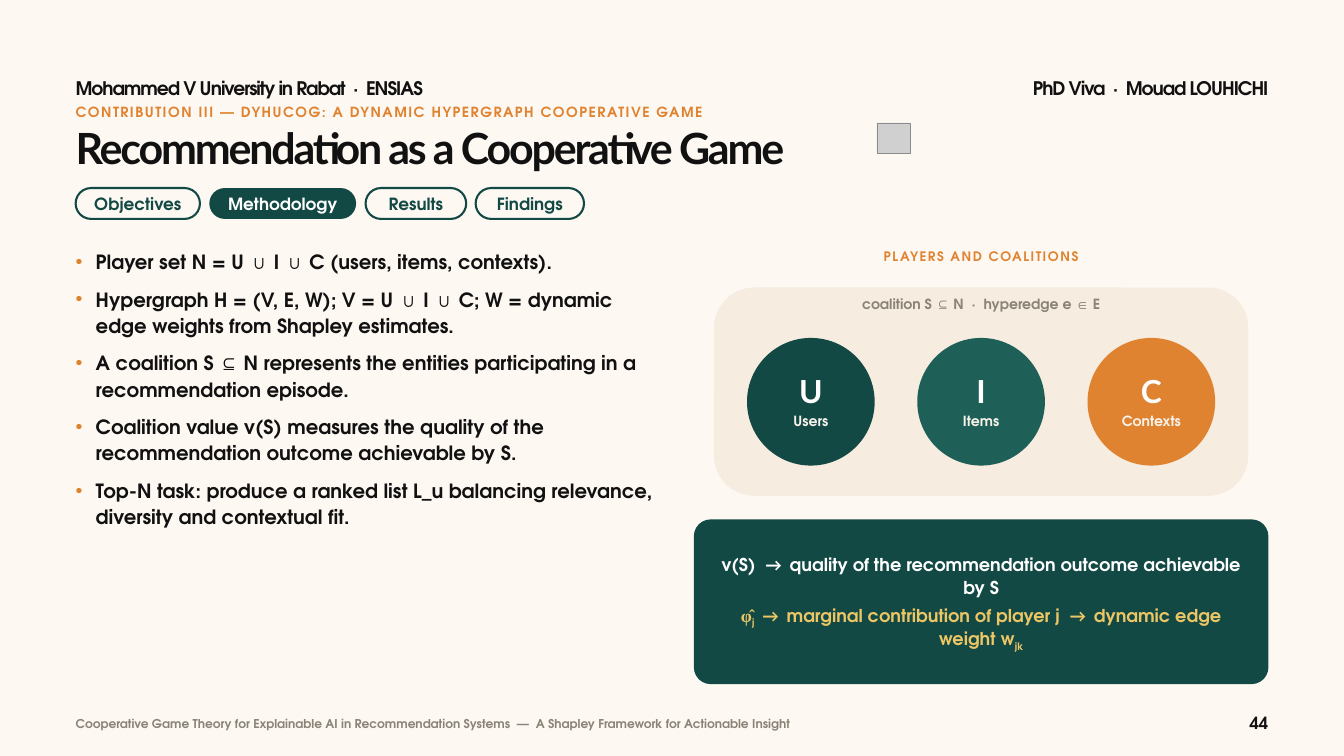
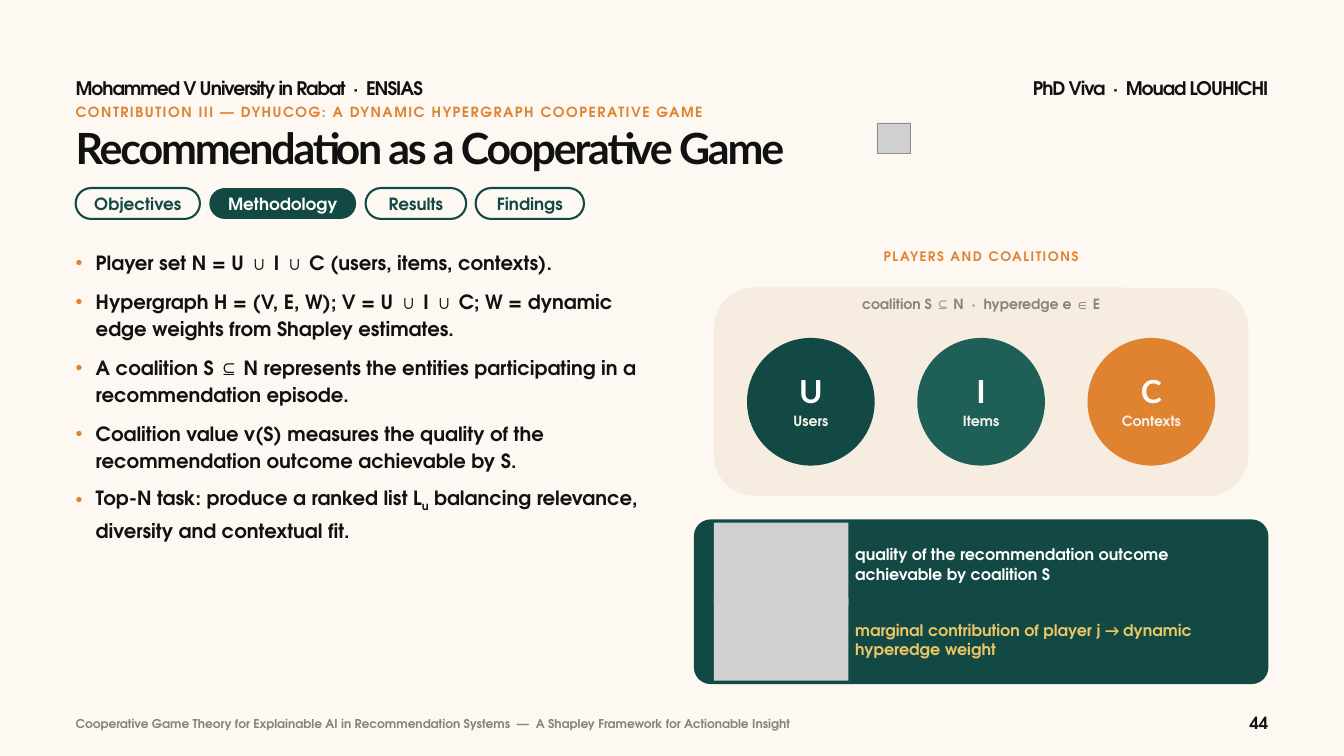
Before and after one commit to mouadlouhichi/phd-prep, a slide deck: slide 44 of try/MOUAD_LOUHICHI_VIVA_40min_BeigeGreen.pptx. Drawn at 1344x756 pixels with LibreOffice and Linux fonts; fonts in the diff are those of the drawing; grey boxes stand for pictures. Boxes give left, top, right and bottom in pixels: in the first picture for what was removed or moved away, otherwise in the second. Text is boxed around its words. In the diff, an @@ line names an element or a change of style, - is before the commit and + after.

Commit message:
VIVA deck: native editable equations (OMML + PNG fallback) and cleaner line spacing
- mathkit.py: LaTeX -> MathML -> OMML writer with mc:AlternateContent PNG fallback
- layouts.equation(): measured, auto-fitted equation boxes; 33 equations on slides 22, 33, 34, 44-48, 52, 53
- body line pitch raised to 1.40x (1.48x with sub/superscripts); real superscripts for k*, X_S, L_u
- rebuilt MOUAD_LOUHICHI_VIVA_40min_BeigeGreen.pptx (64 slides)

```diff
--- a/try/MOUAD_LOUHICHI_VIVA_40min_BeigeGreen.pptx
+++ b/try/MOUAD_LOUHICHI_VIVA_40min_BeigeGreen.pptx
@@ text at (96, 255, 636, 472): line spacing 28.1pt to 29.4pt @@
@@ text at (96, 490, 638, 542): text changed @@
-• Top-N task: produce a ranked list L_u balancing relevance, diversity and contextual fit.
+• Top-N task: produce a ranked list Lu balancing relevance, diversity and contextual fit.
@@ picture added at (714, 523, 848, 605) @@
@@ text in rounded rectangle at (722, 557, 1240, 649): text removed @@
-v(S) → quality of the recommendation outcome achievable by S
-φ̂j → marginal contribution of player j → dynamic edge weight wjk
@@ text added at (855, 548, 1169, 583), 17 pt, text #FFFFFF, bold @@
+quality of the recommendation outcome achievable by coalition S
@@ picture added at (714, 598, 848, 681) @@
@@ text added at (855, 624, 1192, 659), 17 pt, text #ECC665, bold @@
+marginal contribution of player j → dynamic hyperedge weight
```
Also in this commit, not shown: 48 other slides changed, 5 other files.
